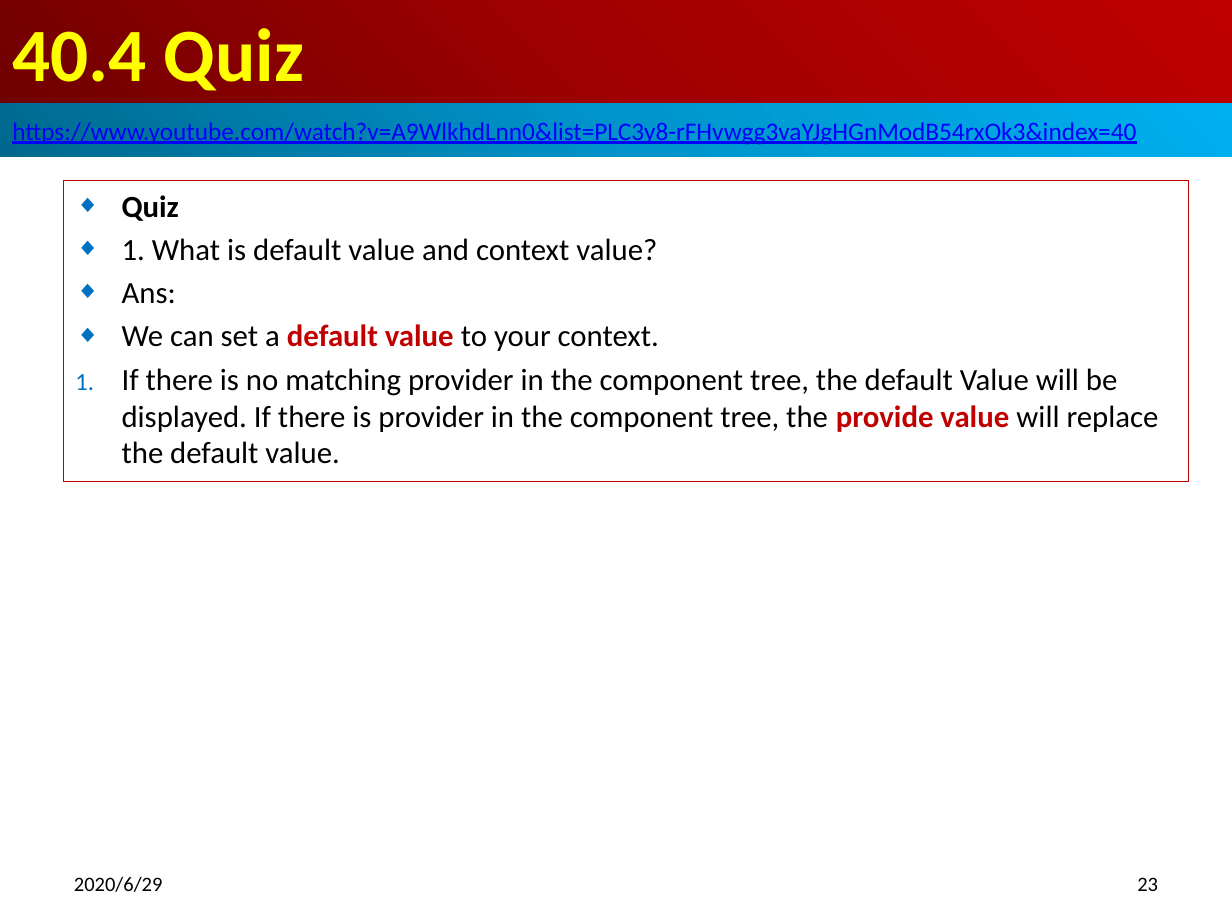
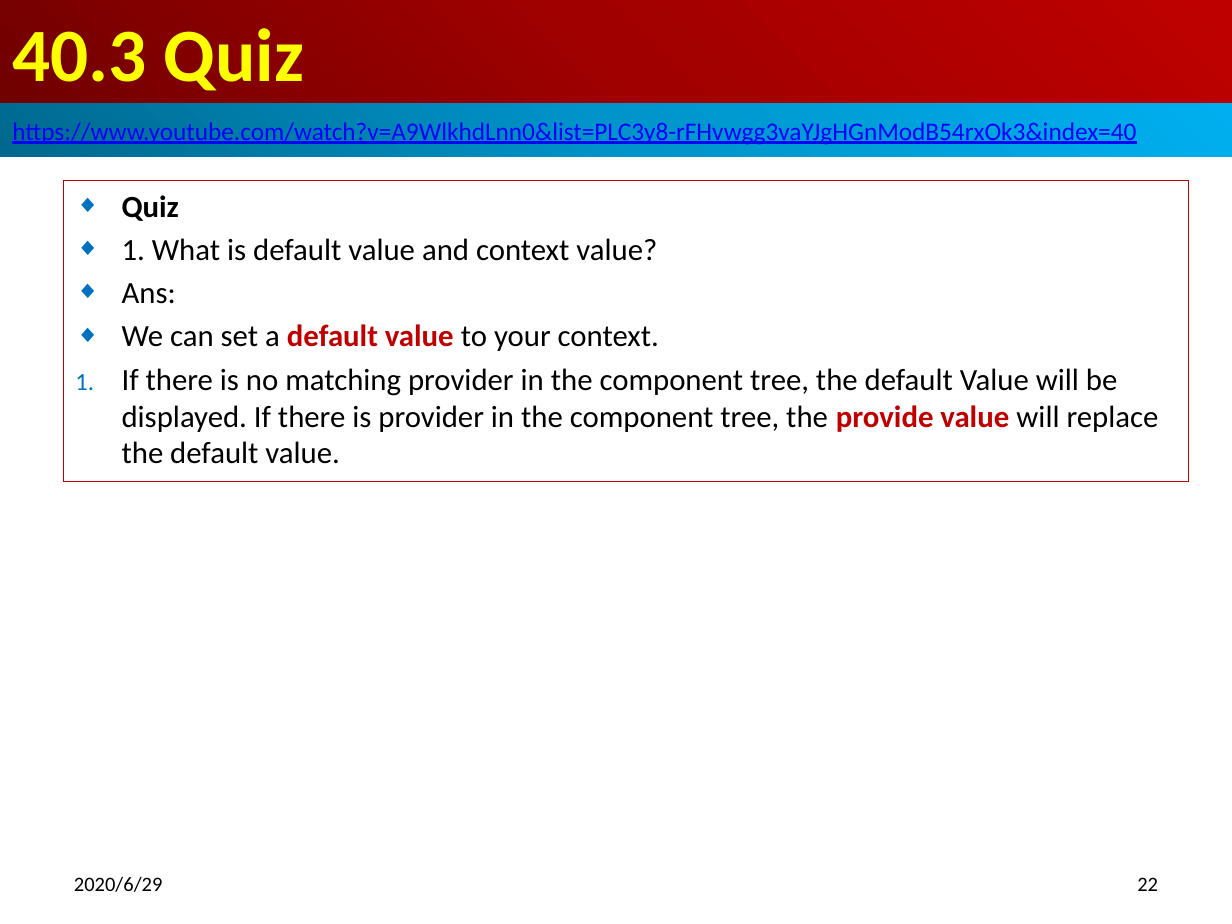
Before and after one commit to peterhchen/800-React-Hook, a slide deck: slide 22 of 40_Context3.pptx (slide 23 before the commit). Drawn at 1232x924 pixels with LibreOffice and Linux fonts; fonts in the diff are those of the drawing. Boxes give left, top, right and bottom in pixels: in the first picture for what was removed or moved away, otherwise in the second. Text is boxed around its words. In the diff, an @@ line names an element or a change of style, - is before the commit and + after.

```diff
--- a/40_Context3.pptx
+++ b/40_Context3.pptx
@@ title at <box>12,28,304,91</box>: text changed @@
-40.4 Quiz
+40.3 Quiz
@@ page number at <box>1137,877,1158,891</box>: text changed @@
-23
+22
```
Also in this commit, not shown: 2 other slides changed, 1 slide removed.
